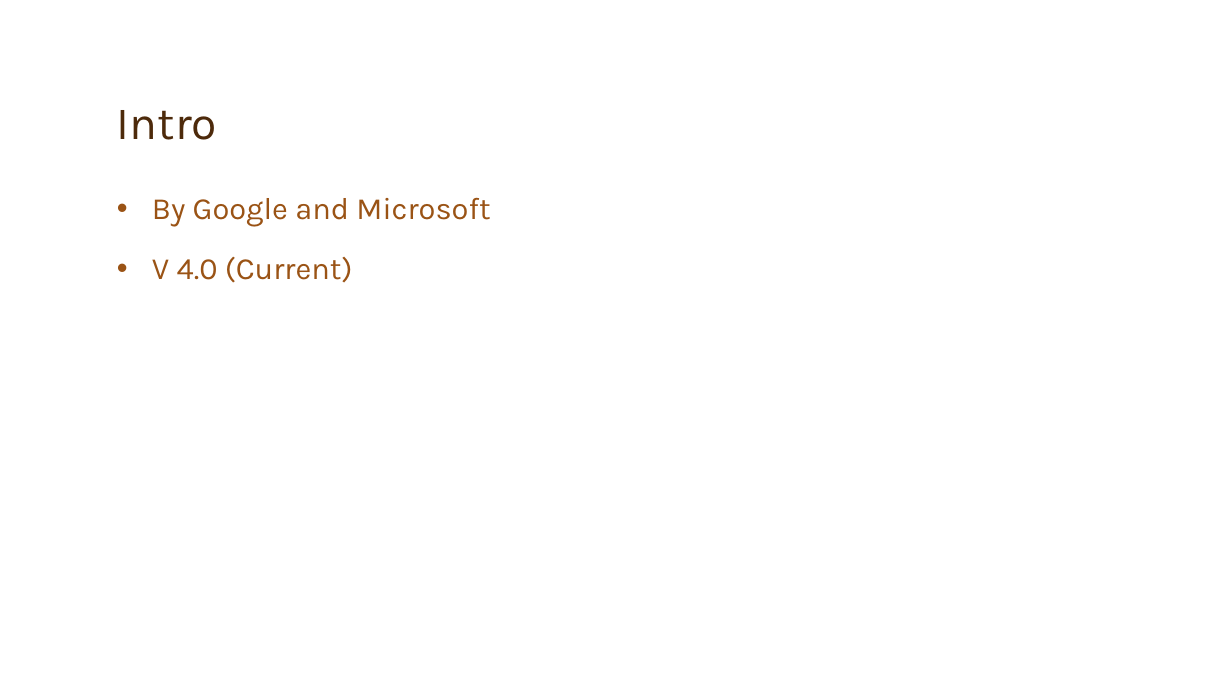
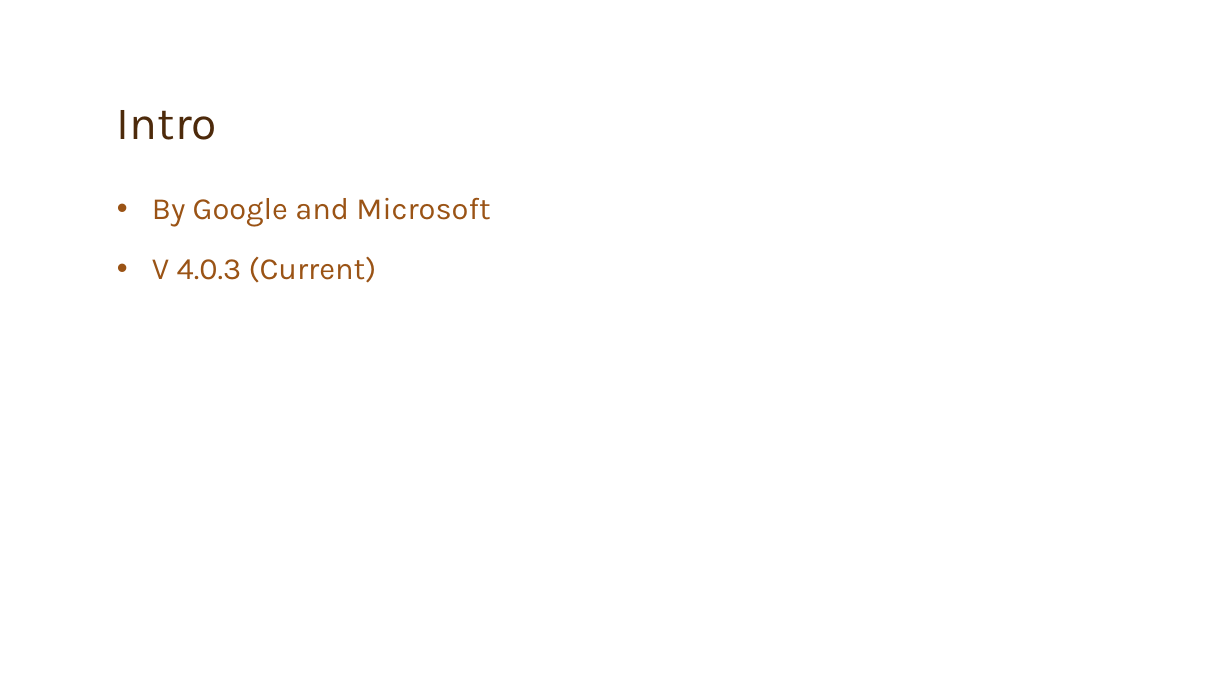
Before and after one commit to nuenook/BasicAngular, a slide deck: slide 3 of Basic Angular.pptx. Drawn at 1232x693 pixels with LibreOffice and Linux fonts; fonts in the diff are those of the drawing; background and template pictures are left out. Boxes give left, top, right and bottom in pixels: in the first picture for what was removed or moved away, otherwise in the second. Text is boxed around its words. In the diff, an @@ line names an element or a change of style, - is before the commit and + after.

Commit message:
modify slide

```diff
--- a/Basic Angular.pptx
+++ b/Basic Angular.pptx
@@ text at bbox=[152, 257, 377, 283]: text changed @@
-• V 4.0 (Current)
+• V 4.0.3 (Current)
```
Also in this commit, not shown: 1 other slide changed, 1 slide added.
